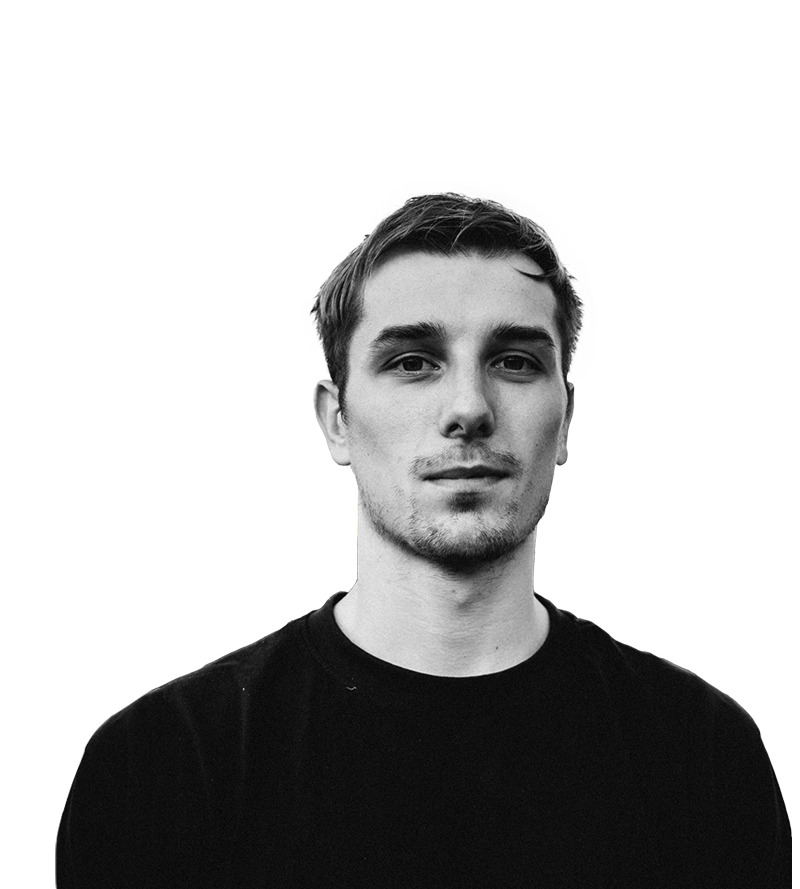
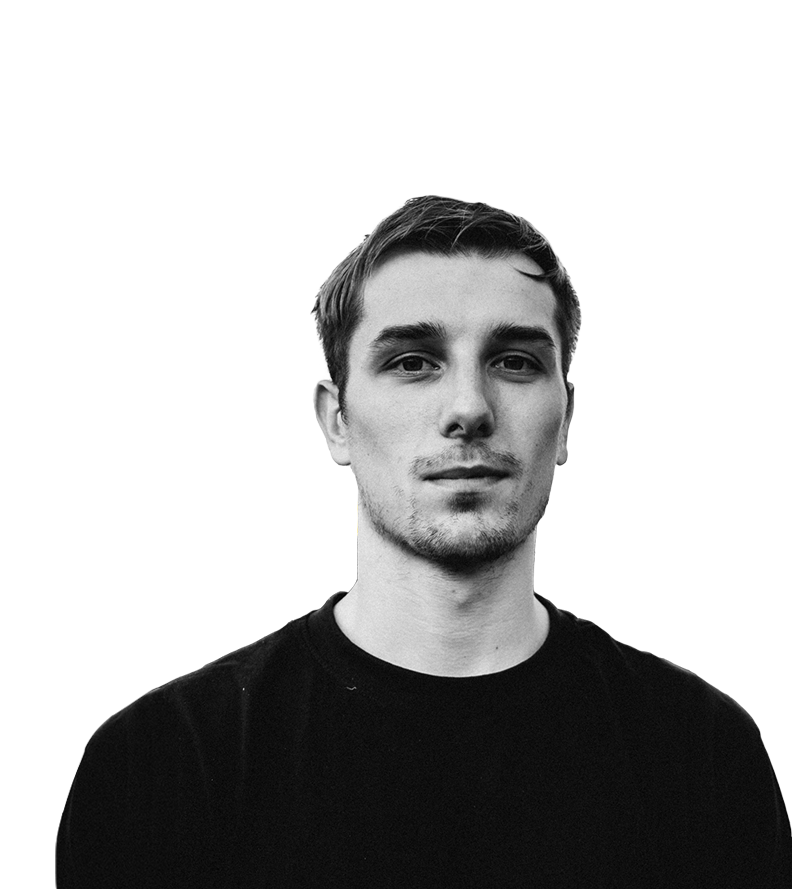
Layered file, before and after one edit (800px x 889px). Changes by layer:
painted on "Layer 0" over [308, 185, 595, 374]
